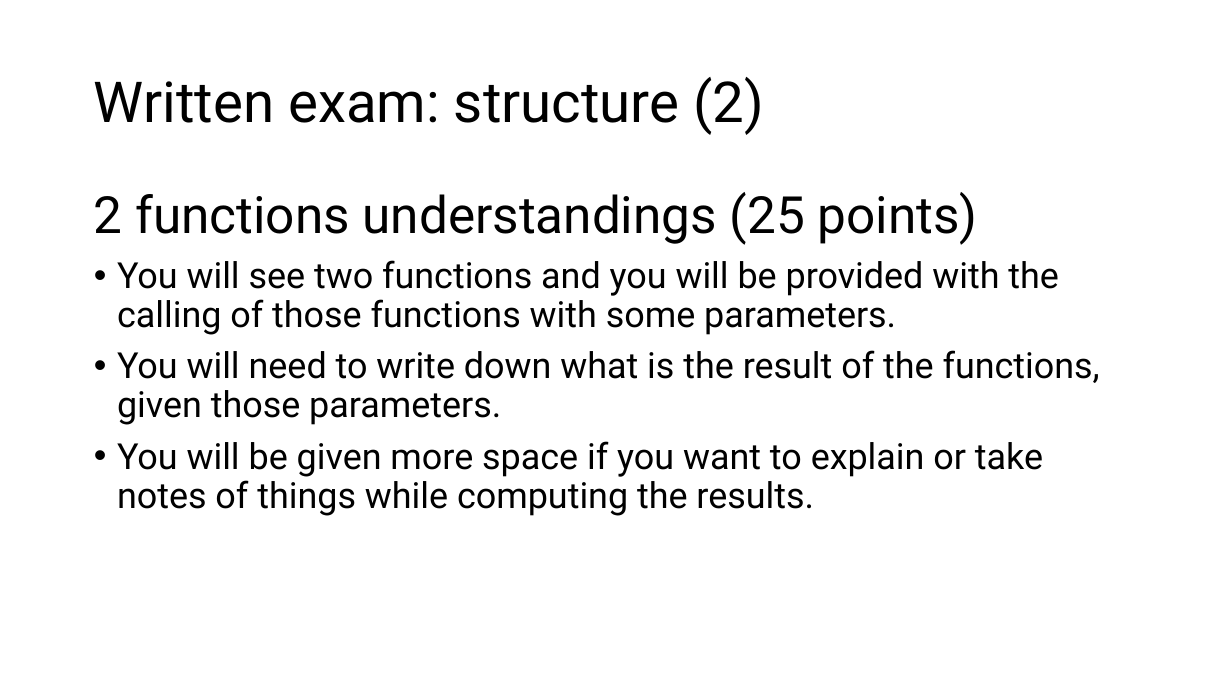
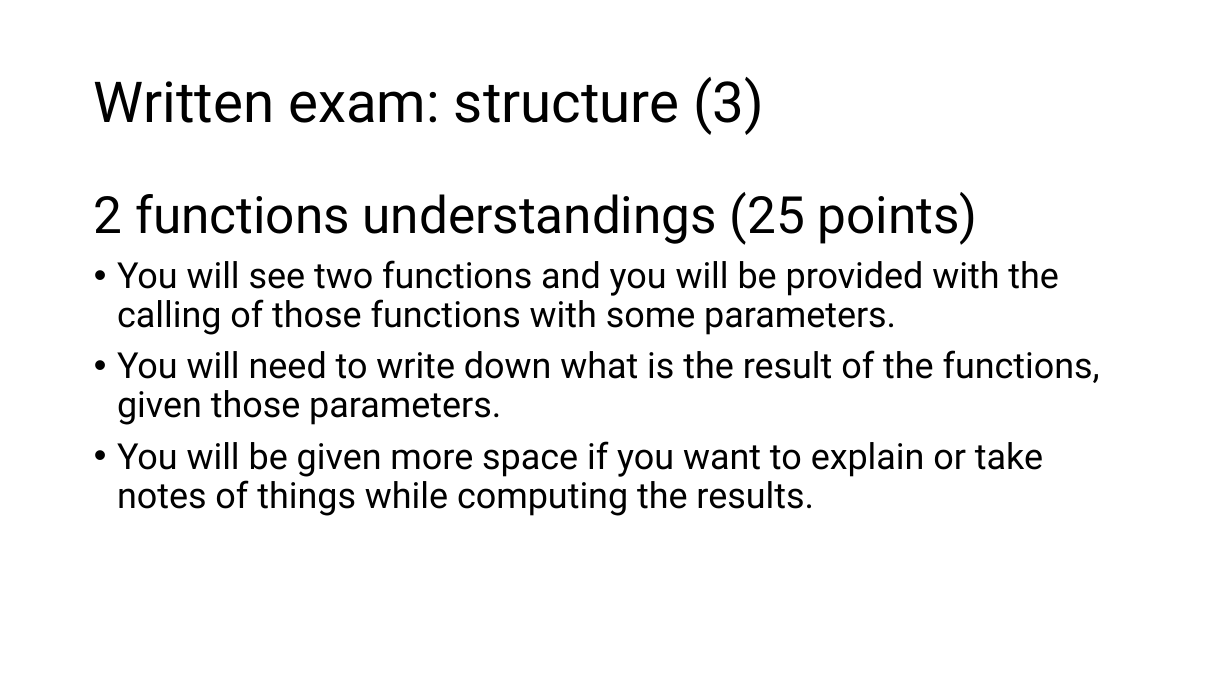
Before and after one commit to EvanEames/IPFH2526, a slide deck: slide 5 of ITP4Hexamguidelines.pptx. Drawn at 1232x693 pixels with LibreOffice and Linux fonts; fonts in the diff are those of the drawing. Boxes give left, top, right and bottom in pixels: in the first picture for what was removed or moved away, otherwise in the second. Text is boxed around its words. In the diff, an @@ line names an element or a change of style, - is before the commit and + after.

```diff
--- a/ITP4Hexamguidelines.pptx
+++ b/ITP4Hexamguidelines.pptx
@@ title at bbox=[94, 77, 764, 135]: text changed @@
-Written exam: structure (2)
+Written exam: structure (3)
```
Also in this commit, not shown: 1 other slide changed.
